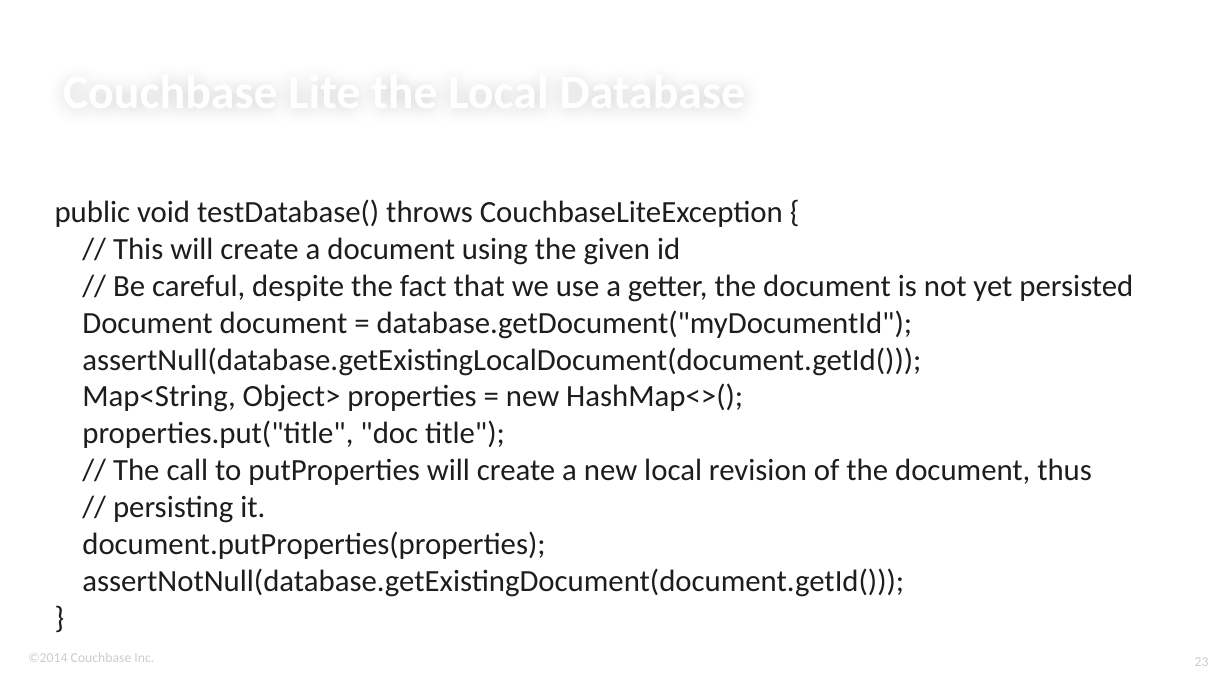
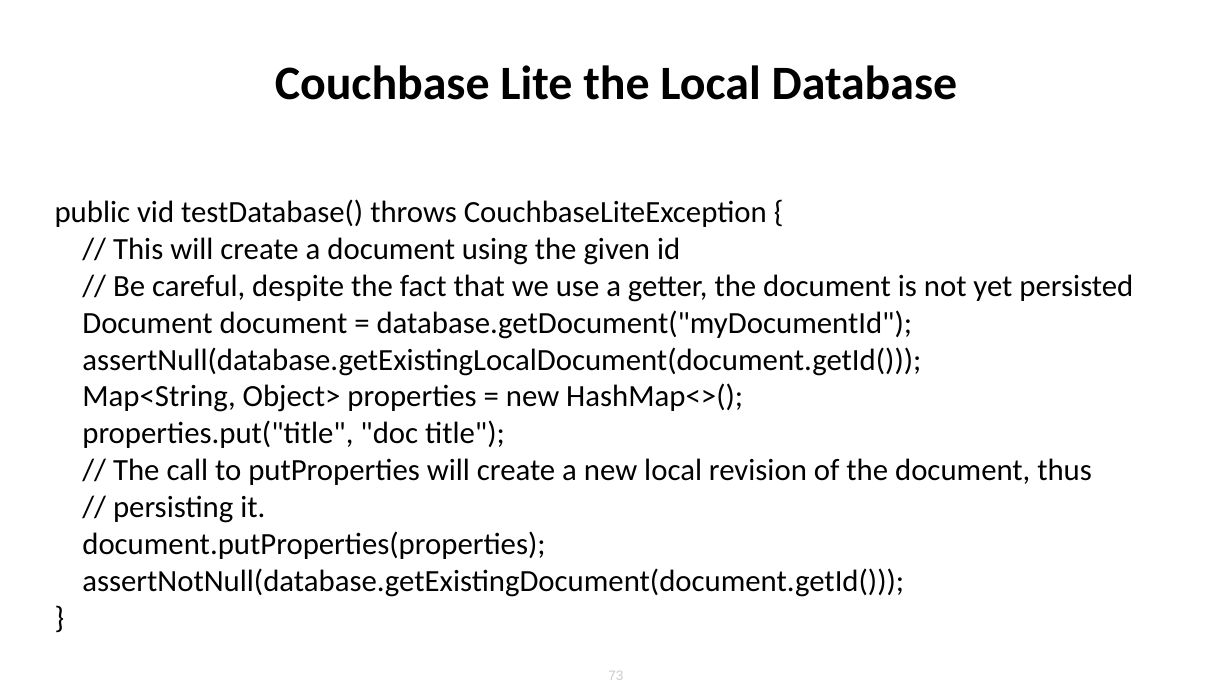
Before and after one commit to ldoguin/couchbase-mobile-android-workshop, a slide deck: slide 73 of AndroidWorkshopMasterDetailFlow.pptx (slide 23 before the commit). Drawn at 1232x693 pixels with LibreOffice and Linux fonts; fonts in the diff are those of the drawing; background and template pictures are left out. Boxes give left, top, right and bottom in pixels: in the first picture for what was removed or moved away, otherwise in the second. Text is boxed around its words. In the diff, an @@ line names an element or a change of style, - is before the commit and + after.

```diff
--- a/AndroidWorkshopMasterDetailFlow.pptx
+++ b/AndroidWorkshopMasterDetailFlow.pptx
@@ title "Couchbase Lite the Local Database": place and size @@
-title "Couchbase Lite the Local Database" at bbox=[63, 2, 1141, 118]
+title "Couchbase Lite the Local Database" at bbox=[275, 65, 958, 100]
@@ title "Couchbase Lite the Local Database" at bbox=[275, 65, 958, 100]: text colour #FFFFFF to #000000; alignment left to centre; vertical alignment bottom to middle @@
@@ text at bbox=[55, 199, 767, 227]: text changed; text colour #1E1C1C to #000000 @@
-public void testDatabase() throws CouchbaseLiteException {
+public vid testDatabase() throws CouchbaseLiteException {
@@ text at bbox=[82, 237, 1133, 597]: text colour #1E1C1C to #000000 @@
@@ text removed at bbox=[28, 653, 154, 662] @@
-©2014 Couchbase Inc.
@@ page number removed at bbox=[1195, 657, 1209, 666] @@
-23
@@ page number added at bbox=[608, 671, 623, 680], 8 pt, text #CCCCCC @@
+73
```
Also in this commit, not shown: 27 other slides changed, 58 slides added, 8 slides removed.
